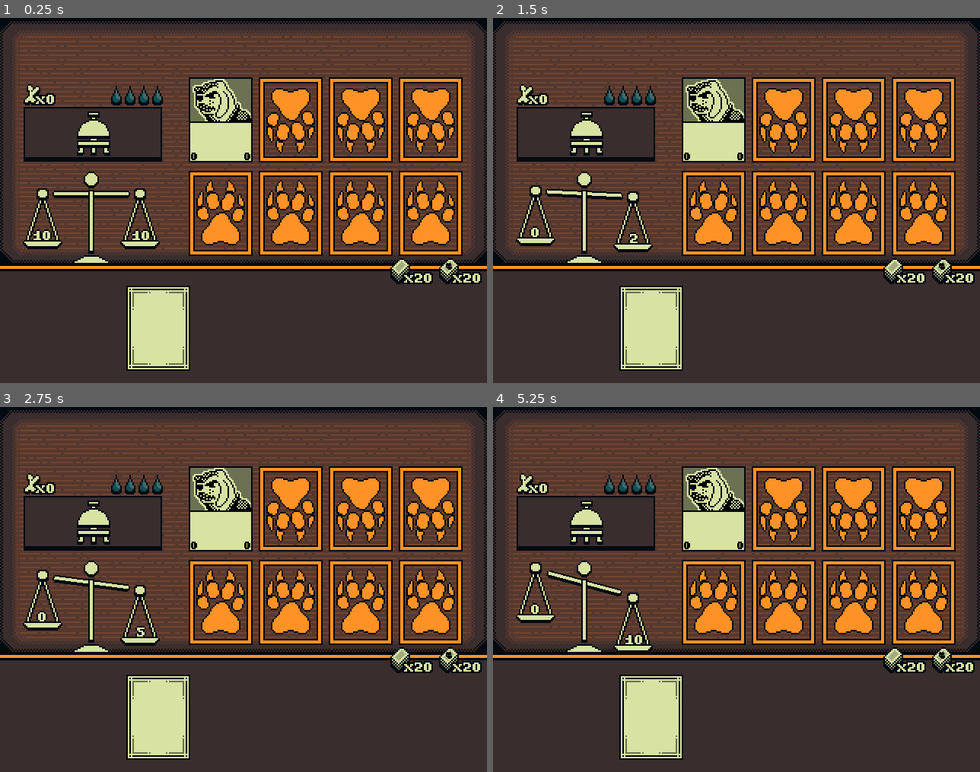
Above: before the commit, frames 1-4 (two rows, left to right).
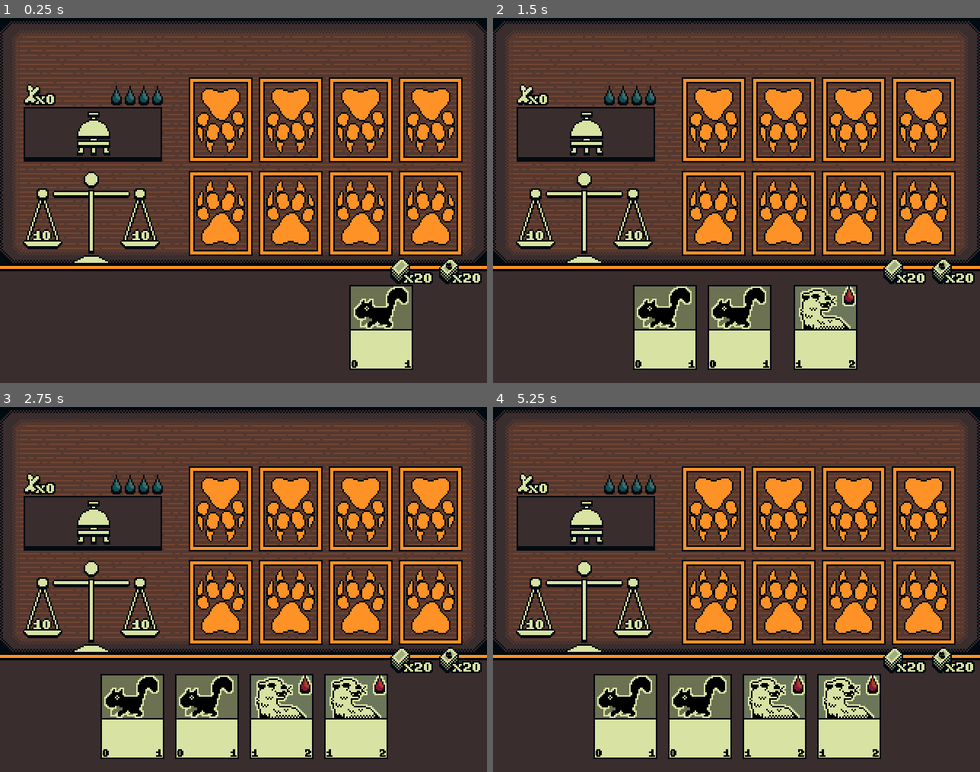
Above: after the commit, the same moments.

Repository: matthewkayin/inscryption
Game: Godot game, scene res://match/match.tscn
Two runs of this game, one before a commit and one after it. Both use one fixed random seed, a clock stepped at 60 frames per second and the inputs below. This scene is started directly instead of the project's main scene.
Inputs (mouse positions are in pixels of both pictures, inside the frame that each line leads up to):
- Up to frame 1 (0.25 s): no input
- Up to frame 2 (1.5 s): move the mouse to (843, 182) at 0.52 s; move the mouse to (639, 218) at 1.27 s
- Up to frame 3 (2.75 s): move the mouse to (292, 509) at 2.02 s
- Up to frame 4 (5.25 s): move the mouse to (712, 662) at 2.77 s; tap Enter at 3.5 s; move the mouse to (882, 644) at 3.52 s; move the mouse to (590, 534) at 4.27 s; tap Space at 5 s; move the mouse to (760, 589) at 5.02 s

The runs differ from the first frame. In frame 1, 8.9% of the frame differs, in the area x 25-85%, y 16-97%; in frame 2, 13%; in frame 3, 16%; in frame 4, 17%, in the area x 4-80%, y 16-97%.

Commit message:
match UI, card struct, custom mouse cursor
Signed-off-by: Matthew Madden <matthewkayin@gmail.com>

Diff:
--- a/director.gd
+++ b/director.gd
@@ -3,8 +3,21 @@
 @onready var match_scene = preload("res://match/match.tscn")
 @onready var menu_scene = preload("res://menu/menu.tscn")
 
+enum CursorType {
+    POINTER,
+    HAND
+}
+
+var mouse_cursors = {}
+
 func _ready():
-    pass
+    # init cursors
+    for i in range(0, CursorType.keys().size()):
+        mouse_cursors[i] = load("res://ui/cursor/" + CursorType.keys()[i] + ".png")
+    set_cursor(CursorType.POINTER)
+
+func set_cursor(cursor_type: CursorType):
+    Input.set_custom_mouse_cursor(mouse_cursors[int(cursor_type)])
 
 func start_match():
     var menu_instance = get_node("/root/menu")
--- /dev/null
+++ b/match/card/card.gd
@@ -0,0 +1,67 @@
+extends Sprite2D
+class_name Card
+
+var portrait
+var cost_sprite
+var power_label
+var health_label
+var abilities
+
+var power: int
+var health: int
+var data: CardData
+
+enum CardName {
+    SQUIRREL,
+    STOAT
+}
+
+const LOW_HEALTH_COLOR = Color(0x8e1533ff)
+
+func _ready():
+    pass
+
+func card_init(card_name: CardName):
+    # get handles to all card members
+    portrait = $portrait
+    cost_sprite = $cost
+    power_label = $power
+    health_label = $health
+    abilities = $abilities.get_children()
+
+    # load the card data
+    data = load("res://match/data/card/" + CardName.keys()[card_name].to_lower() + ".tres")
+
+    portrait.texture = data.portrait
+    power = data.power
+    health = data.health
+
+    # Set cost sprite
+    if data.cost_type == CardData.CostType.NONE:
+        cost_sprite.visible = false
+    else:
+        cost_sprite.visible = true
+        if data.cost_type == CardData.CostType.BLOOD:
+            cost_sprite.frame_coords.y = 0
+        elif data.cost_type == CardData.CostType.BLOOD:
+            cost_sprite.frame_coords.y = 1
+        cost_sprite.frame_coords.x = data.cost_amount - 1
+
+    # Set ability sprites
+    abilities[0].visible = false
+    abilities[1].visible = false
+
+    card_refresh()
+
+func card_refresh():
+    if power != data.power:
+        power_label.label_settings.font_color = LOW_HEALTH_COLOR
+    else:
+        power_label.label_settings.font_color = Color.BLACK
+    power_label.text = str(power)
+
+    if health != data.health:
+        health_label.label_settings.font_color = LOW_HEALTH_COLOR
+    else:
+        health_label.label_settings.font_color = Color.BLACK
+    health_label.text = str(health)
--- /dev/null
+++ b/match/card/card.tscn
@@ -0,0 +1,79 @@
+[gd_scene load_steps=10 format=3 uid="uid://copua4ifcsdp8"]
+
+[ext_resource type="Texture2D" uid="uid://ddbf8jfgr4mni" path="res://match/card/pixel_card_empty.png" id="1_wr2i5"]
+[ext_resource type="Script" path="res://match/card/card.gd" id="2_ffojd"]
+[ext_resource type="Texture2D" uid="uid://b7hd4qfssf3p" path="res://match/portrait/pixelportrait_bloodhound.png" id="2_mrtxv"]
+[ext_resource type="Texture2D" uid="uid://0uenh8mxncyq" path="res://match/card/cost.png" id="3_ci2vw"]
+[ext_resource type="FontFile" uid="uid://dpq6fp6gls8cw" path="res://ui/Marksman.ttf" id="4_nuk78"]
+[ext_resource type="Texture2D" uid="uid://dgmw2t1mv2hcm" path="res://match/ability/pixelability_sacrificial.png" id="6_o3wb0"]
+[ext_resource type="Texture2D" uid="uid://c1ijlkj06nmkh" path="res://match/ability/pixelability_sentry.png" id="7_t2qci"]
+
+[sub_resource type="LabelSettings" id="LabelSettings_ny77b"]
+font = ExtResource("4_nuk78")
+font_size = 24
+font_color = Color(0, 0, 0, 1)
+
+[sub_resource type="LabelSettings" id="LabelSettings_bsd6f"]
+font = ExtResource("4_nuk78")
+font_size = 24
+font_color = Color(0, 0, 0, 1)
+
+[node name="card" type="Sprite2D"]
+texture_filter = 1
+texture = ExtResource("1_wr2i5")
+centered = false
+script = ExtResource("2_ffojd")
+
+[node name="portrait" type="Sprite2D" parent="."]
+position = Vector2(42, 30)
+scale = Vector2(2, 2)
+texture = ExtResource("2_mrtxv")
+
+[node name="cost" type="Sprite2D" parent="."]
+position = Vector2(32, 0)
+scale = Vector2(2, 2)
+texture = ExtResource("3_ci2vw")
+centered = false
+hframes = 13
+vframes = 2
+
+[node name="power" type="Label" parent="."]
+offset_left = 3.0
+offset_top = 93.0
+offset_right = 70.0
+offset_bottom = 119.0
+text = "0"
+label_settings = SubResource("LabelSettings_ny77b")
+
+[node name="health" type="Label" parent="."]
+offset_left = 15.0
+offset_top = 93.0
+offset_right = 82.0
+offset_bottom = 116.0
+text = "0"
+label_settings = SubResource("LabelSettings_bsd6f")
+horizontal_alignment = 2
+
+[node name="abilities" type="HBoxContainer" parent="."]
+offset_left = 22.0
+offset_top = 60.0
+offset_right = 62.0
+offset_bottom = 100.0
+theme_override_constants/separation = 40
+alignment = 1
+
+[node name="1" type="Control" parent="abilities"]
+layout_mode = 2
+
+[node name="icon" type="Sprite2D" parent="abilities/1"]
+position = Vector2(0, 23)
+scale = Vector2(2, 2)
+texture = ExtResource("6_o3wb0")
+
+[node name="2" type="Control" parent="abilities"]
+layout_mode = 2
+
+[node name="icon" type="Sprite2D" parent="abilities/2"]
+position = Vector2(0, 23)
+scale = Vector2(2, 2)
+texture = ExtResource("7_t2qci")
--- /dev/null
+++ b/match/card/card_hover.gdshader
@@ -0,0 +1,19 @@
+shader_type canvas_item;
+
+uniform int offset: hint_range(0, 5) = 0;
+
+void fragment() {
+	vec2 coords = UV * (1.0 / TEXTURE_PIXEL_SIZE);
+    float counting_backwards = float(UV.x < (1.0 - TEXTURE_PIXEL_SIZE.x) && int(coords.y) > int(coords.x));
+    coords = (counting_backwards * (vec2(1.0) - coords)) + ((1.0 - counting_backwards) * coords);
+    int index = int(coords.x) + int(coords.y) - offset;
+    float hidden = min(float(index % 4), 1.0);
+    hidden = min(float((index + 1) % 4), hidden);
+    vec4 sampled = texture(TEXTURE, UV);
+    COLOR = mix(sampled, vec4(0.0, 0.0, 0.0, 0.0), 1.0 - hidden);
+}
+
+//void light() {
+	// Called for every pixel for every light affecting the CanvasItem.
+	// Uncomment to replace the default light processing function with this one.
+//}
--- /dev/null
+++ b/match/card/hover.gd
@@ -0,0 +1,25 @@
+extends Sprite2D
+
+@onready var timer = $timer
+
+var border_offset = 0
+
+func _ready():
+    timer.timeout.connect(_on_timer_timeout)
+    close()
+
+func open(open_position = null):
+    if open_position != null:
+        position = open_position
+    visible = true
+    border_offset = 0
+    material.set_shader_parameter("offset", border_offset)
+    timer.start(0.1)
+
+func close():
+    visible = false
+    timer.stop()
+
+func _on_timer_timeout():
+    border_offset = (border_offset + 1) % 4
+    material.set_shader_parameter("offset", border_offset)
--- /dev/null
+++ b/match/data/card/squirrel.tres
@@ -0,0 +1,12 @@
+[gd_resource type="Resource" script_class="CardData" load_steps=3 format=3 uid="uid://6e6tdn2shn"]
+
+[ext_resource type="Script" path="res://match/data/card_data.gd" id="1_r8vk6"]
+[ext_resource type="Texture2D" uid="uid://c2akw132jvsx5" path="res://match/portrait/pixelportrait_squirrel.png" id="1_sdwre"]
+
+[resource]
+script = ExtResource("1_r8vk6")
+portrait = ExtResource("1_sdwre")
+cost_type = 0
+cost_amount = 0
+power = 0
+health = 1
--- /dev/null
+++ b/match/data/card/stoat.tres
@@ -0,0 +1,12 @@
+[gd_resource type="Resource" script_class="CardData" load_steps=3 format=3 uid="uid://byd0s1kdxed8y"]
+
+[ext_resource type="Texture2D" uid="uid://m4i5cspfn53e" path="res://match/portrait/pixelportrait_stoat.png" id="1_7qgva"]
+[ext_resource type="Script" path="res://match/data/card_data.gd" id="1_u3446"]
+
+[resource]
+script = ExtResource("1_u3446")
+portrait = ExtResource("1_7qgva")
+cost_type = 1
+cost_amount = 1
+power = 1
+health = 2
--- /dev/null
+++ b/match/data/card_data.gd
@@ -0,0 +1,14 @@
+extends Resource
+class_name CardData
+
+enum CostType {
+    NONE,
+    BLOOD,
+    BONE
+}
+
+@export var portrait: Texture2D
+@export var cost_type: CostType = CostType.NONE
+@export var cost_amount: int = 0
+@export var power: int = 0
+@export var health: int = 0
--- a/match/match.gd
+++ b/match/match.gd
@@ -1,15 +1,64 @@
 extends Node2D
 
+@onready var director = get_node("/root/Director")
+
+@onready var card_scene = preload("res://match/card/card.tscn")
+
 @onready var score_scale = $scale
+@onready var card_hover = $card_hover
+
+const CARD_SIZE = Vector2(82, 112)
+
+var player_hand = []
+var accept_input = false
 
 func _ready():
-    for i in range(0, 10):
-        var tween = get_tree().create_tween()
-        tween.tween_interval(0.5)
-        await tween.finished
-        score_scale.display_scores(0, i + 1)
-    for i in range(0, 20):
-        var tween = get_tree().create_tween()
-        tween.tween_interval(0.5)
-        await tween.finished
-        score_scale.display_scores(i + 1, 10)
+    for i in range(0, 2):
+        await hand_add_card(Card.CardName.SQUIRREL)
+    for i in range(0, 2):
+        await hand_add_card(Card.CardName.STOAT)
+
+func hand_update_positions():
+    const HAND_CENTER = Vector2(279, 351)
+    const HAND_CARD_PADDING = 16
+    const HAND_UPDATE_DURATION = 0.5
+
+    if player_hand.size() == 0:
+        return
+    var tween = get_tree().create_tween()
+    if player_hand.size() == 1:
+        tween.parallel().tween_property(player_hand[0], "position", HAND_CENTER, HAND_UPDATE_DURATION)
+    else:
+        var hand_area_size = (player_hand.size() * CARD_SIZE.x) + ((player_hand.size() - 1) * HAND_CARD_PADDING)
+        var hand_area_start = 320 - int(hand_area_size / 2.0)
+        for i in range(0, player_hand.size()):
+            var card_x = hand_area_start + (i * (CARD_SIZE.x + HAND_CARD_PADDING))
+            tween.parallel().tween_property(player_hand[i], "position", Vector2(card_x, HAND_CENTER.y), HAND_UPDATE_DURATION)
+    await tween.finished
+
+func hand_add_card(card_name: Card.CardName):
+    const CARD_SPAWN_POS = Vector2(640, 351)
+
+    var card_instance = card_scene.instantiate()
+    card_instance.card_init(card_name)
+    add_child(card_instance)
+    card_instance.position = CARD_SPAWN_POS
+    player_hand.append(card_instance)
+
+    await hand_update_positions()
+
+func _process(_delta):
+    var mouse_pos = get_viewport().get_mouse_position()
+    var card_hovering = false
+    for card in player_hand:
+        # check if mouse is hovering over card
+        if not Rect2(card.position, CARD_SIZE).has_point(mouse_pos):
+            continue
+        # make sure that card hover is not already open on this card
+        if card_hover.visible && card_hover.position == card.position - Vector2(4, 4):
+            card_hovering = true
+            continue
+        card_hover.open(card.position - Vector2(4, 4))
+        card_hovering = true
+    if not card_hovering and card_hover.visible:
+        card_hover.close()
--- a/match/match.tscn
+++ b/match/match.tscn
@@ -4,7 +4,6 @@
 [ext_resource type="Script" path="res://match/match.gd" id="1_ldl7k"]
 [ext_resource type="Texture2D" uid="uid://b0n7yg4w1v1uy" path="res://match/board_small.png" id="2_ybiry"]
 [ext_resource type="Texture2D" uid="uid://ca8ivso5gmwmn" path="res://match/button.png" id="3_162f3"]
-[ext_resource type="Texture2D" uid="uid://bxggjxbkgmvrk" path="res://match/card/pixel_cardback.png" id="4_kjoda"]
 [ext_resource type="Texture2D" uid="uid://ng3gsgyqcykf" path="res://match/scale/scale_stand.png" id="5_mnc3l"]
 [ext_resource type="Texture2D" uid="uid://b05sqlc4d5r3s" path="res://match/scale/scale_rod.png" id="6_eyq27"]
 [ext_resource type="Script" path="res://match/scale/scale.gd" id="7_3qqth"]
@@ -14,10 +13,11 @@
 [ext_resource type="Texture2D" uid="uid://dt0k78efplx2s" path="res://match/bone_icon.png" id="8_wdy8x"]
 [ext_resource type="Texture2D" uid="uid://ba8sxm3cmprxk" path="res://match/frame.png" id="11_j4jf2"]
 [ext_resource type="Texture2D" uid="uid://c1ijlkj06nmkh" path="res://match/ability/pixelability_sentry.png" id="12_3akrn"]
-[ext_resource type="Texture2D" uid="uid://ddbf8jfgr4mni" path="res://match/card/pixel_card_empty.png" id="12_gcnja"]
-[ext_resource type="Texture2D" uid="uid://b7hd4qfssf3p" path="res://match/portrait/pixelportrait_bloodhound.png" id="13_oai3i"]
+[ext_resource type="Shader" path="res://match/card/card_hover.gdshader" id="16_tyn71"]
 [ext_resource type="Texture2D" uid="uid://cg8oku6y325xm" path="res://match/deckicon.png" id="17_j5wjk"]
+[ext_resource type="Texture2D" uid="uid://cvjwxhl58bep" path="res://match/card/card_hover.png" id="17_r61ia"]
 [ext_resource type="Texture2D" uid="uid://bsq150quekq58" path="res://match/deckicon_squirrel.png" id="18_7eevt"]
+[ext_resource type="Script" path="res://match/card/hover.gd" id="18_kjm2g"]
 
 [sub_resource type="LabelSettings" id="LabelSettings_g8paj"]
 line_spacing = -4.0
@@ -38,10 +38,9 @@
 outline_color = Color(0.00784314, 0.0392157, 0.0666667, 1)
 shadow_size = 0
 
-[sub_resource type="LabelSettings" id="LabelSettings_vn7ua"]
-font = ExtResource("8_olekn")
-font_size = 24
-font_color = Color(0, 0, 0, 1)
+[sub_resource type="ShaderMaterial" id="ShaderMaterial_ie3c2"]
+shader = ExtResource("16_tyn71")
+shader_parameter/offset = 0
 
 [node name="match" type="Node2D"]
 texture_filter = 1
@@ -290,31 +289,6 @@
 label_settings = SubResource("LabelSettings_8wfxc")
 horizontal_alignment = 1
 
-[node name="card" type="Sprite2D" parent="."]
-position = Vector2(290, 134)
-texture = ExtResource("12_gcnja")
-
-[node name="portrait" type="Sprite2D" parent="card"]
-position = Vector2(0, -26)
-scale = Vector2(2, 2)
-texture = ExtResource("13_oai3i")
-
-[node name="power" type="Label" parent="card"]
-offset_left = -39.0
-offset_top = 37.0
-offset_right = 28.0
-offset_bottom = 63.0
-text = "0"
-label_settings = SubResource("LabelSettings_vn7ua")
-
-[node name="health" type="Label" parent="card"]
-offset_left = 31.0
-offset_top = 37.0
-offset_right = 98.0
-offset_bottom = 60.0
-text = "0"
-label_settings = SubResource("LabelSettings_vn7ua")
-
 [node name="hand_area" type="ColorRect" parent="."]
 offset_top = 326.0
 offset_right = 640.0
@@ -322,25 +296,23 @@
 color = Color(0.227451, 0.176471, 0.176471, 1)
 
 [node name="border" type="ColorRect" parent="hand_area"]
+layout_mode = 0
 offset_right = 640.0
 offset_bottom = 4.0
 color = Color(1, 0.572549, 0.14902, 1)
 
 [node name="border2" type="ColorRect" parent="hand_area"]
+layout_mode = 0
 offset_top = 4.0
 offset_right = 640.0
 offset_bottom = 7.0
 color = Color(0, 0, 0, 1)
 
 [node name="border3" type="ColorRect" parent="hand_area"]
+layout_mode = 0
 offset_top = -1.0
 offset_right = 640.0
 color = Color(0, 0, 0, 1)
-
-[node name="Sprite2D" type="Sprite2D" parent="hand_area"]
-position = Vector2(208, 82)
-scale = Vector2(2, 2)
-texture = ExtResource("4_kjoda")
 
 [node name="deck" type="Sprite2D" parent="."]
 position = Vector2(526, 333)
@@ -367,3 +339,13 @@
 scale = Vector2(2, 2)
 text = "x20"
 label_settings = SubResource("LabelSettings_njcht")
+
+[node name="card_hover" type="Sprite2D" parent="."]
+material = SubResource("ShaderMaterial_ie3c2")
+position = Vector2(-4, -4)
+scale = Vector2(2, 2)
+texture = ExtResource("17_r61ia")
+centered = false
+script = ExtResource("18_kjm2g")
+
+[node name="timer" type="Timer" parent="card_hover"]
Binary file added: match/card/blood_cost.png
Not shown, added: match/card/blood_cost.png.import
Binary file added: match/card/bone_cost.png
Not shown, added: match/card/bone_cost.png.import
Binary file added: match/card/card_hover.png
Not shown, added: match/card/card_hover.png.import
Binary file added: match/card/cost.png
Not shown, added: match/card/cost.png.import
Binary file added: ui/cursor/hand.png
Not shown, added: ui/cursor/hand.png.import
Binary file added: ui/cursor/pointer.png
Not shown, added: ui/cursor/pointer.png.import
